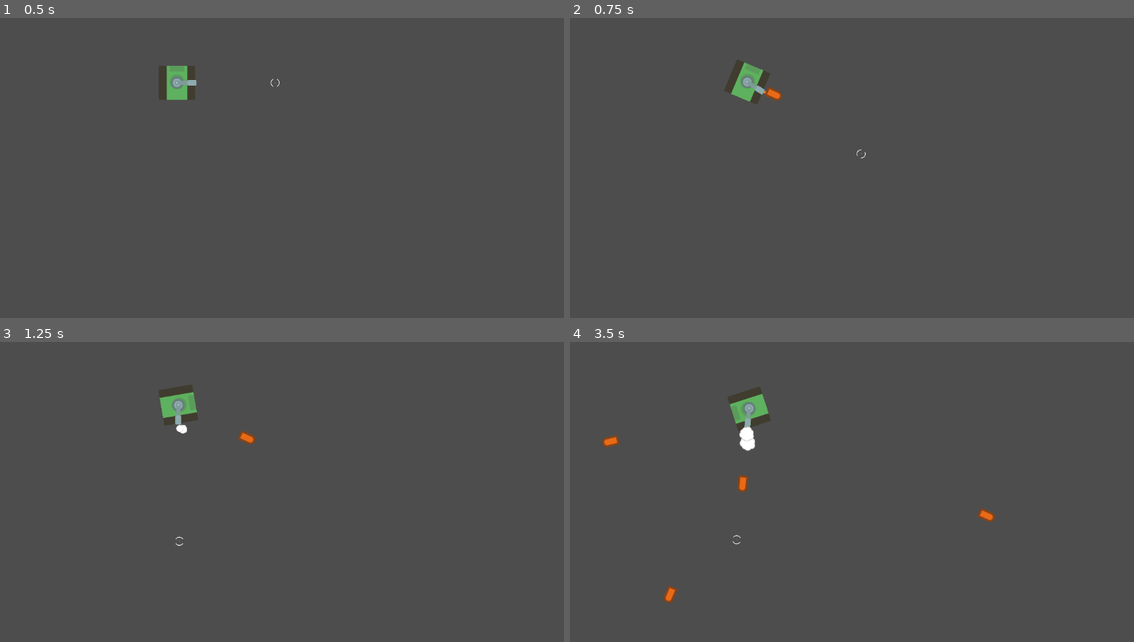
Above: before the commit, frames 1-4 (two rows, left to right).
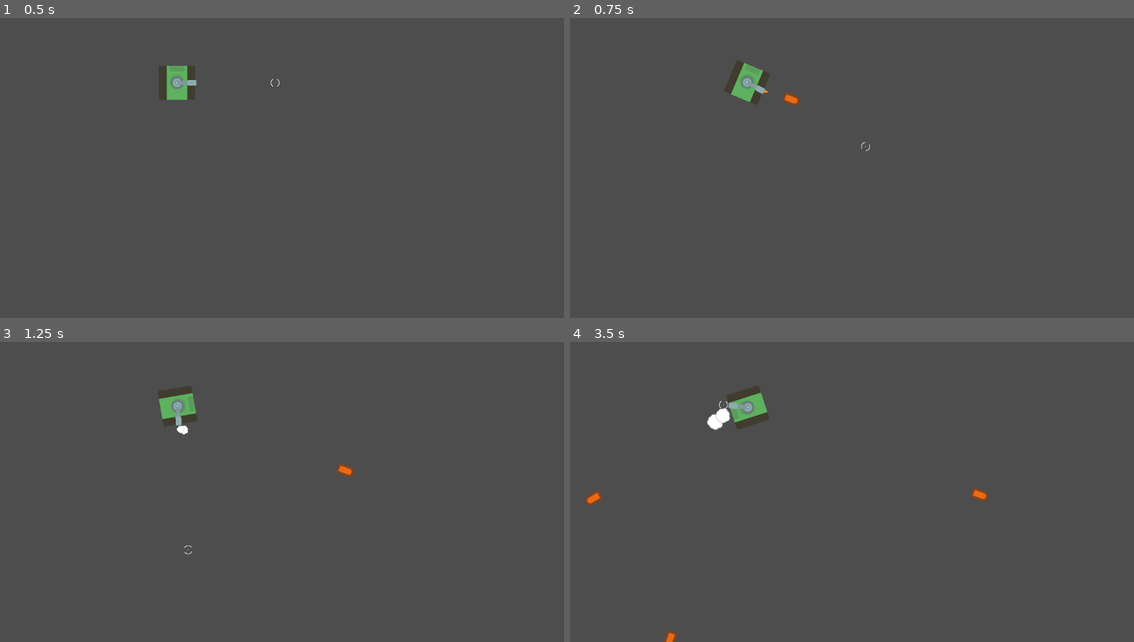
Above: after the commit, the same moments.

Repository: KakCmambnporpawwucmow/tanks_kidz
Game: Godot game, scene res://tmp/test_tank.tscn
Same seed, same stepped clock (60 frames per second), same inputs: the game is played once before the commit and once after it. The project has no main scene, so this scene is started directly.
Inputs (mouse positions are in pixels of both pictures, inside the frame that each line leads up to):
- Up to frame 1 (0.5 s): no input
- Up to frame 2 (0.75 s): tap Enter at 0.5 s; move the mouse to (976, 144) at 0.52 s; hold D (ui_turn_right) from 0.53 s (still down); tap W (ui_forward) at 0.6 s; click (976, 144) at 0.67 s
- Up to frame 3 (1.25 s): keep holding D (ui_turn_right); tap W (ui_forward) at 0.77, 1.07 s
- Up to frame 4 (3.5 s): move the mouse to (739, 501) at 1.27 s; tap W (ui_forward) at 1.35, 1.52, 1.82, 2.1, 2.85, 3.02, 3.32 s; click (739, 501) at 1.42 s; move the mouse to (908, 414) at 2.02 s; release D (ui_turn_right) at 2.03 s; hold A (ui_turn_left) 2.03-2.78 s; click (908, 414) at 2.17 s; move the mouse to (823, 546) at 2.77 s; hold D (ui_turn_right) from 2.78 s (still down); click (823, 546) at 2.92 s

Frame 1 is identical in both runs. In frame 2, 0.2% of the frame differs, in the area x 27-54%, y 14-47%; in frame 3, 0.4%; in frame 4, 1.3%, in the area x 2-76%, y 14-100%.

Commit message:
Update
Компонент движения был заменен на обновленный, теперь он может передвигать узлы любого типа.

Diff:
--- /dev/null
+++ b/components/area_move_component.gd
@@ -0,0 +1,4 @@
+# area_move_component.gd
+class_name AreaMoveComponent
+extends BaseMoveComponent
+# Просто использует базовую реализацию - ничего не переопределяем
--- /dev/null
+++ b/components/area_move_component.tscn
@@ -0,0 +1,6 @@
+[gd_scene load_steps=2 format=3 uid="uid://c412mn85j2jpq"]
+
+[ext_resource type="Script" uid="uid://c31lgrsye6gmw" path="res://components/area_move_component.gd" id="1_f3sxk"]
+
+[node name="AreaMoveComponent" type="Node"]
+script = ExtResource("1_f3sxk")
--- /dev/null
+++ b/components/base_move_component.gd
@@ -0,0 +1,154 @@
+# base_move_component.gd
+class_name BaseMoveComponent
+extends Node
+
+@export_category("Base Movement Settings")
+@export var rotation_speed: float = 2.0
+@export var move_speed: float = 20.0
+@export var acceleration: float = 5.0
+@export var deceleration: float = 8.0
+
+@onready var parent: Node2D = get_parent()
+
+var move_direction: Vector2 = Vector2.ZERO
+var start_move_direction: Vector2 = Vector2.UP
+var current_velocity: Vector2 = Vector2.ZERO
+
+var is_rotating_to: bool = false
+var is_rotating: bool = false
+var is_moving_straight: bool = false
+var target_angle: float = 0.0
+var _target_position: Vector2 = Vector2.ZERO
+
+# Сигналы
+signal rotation_started()
+signal rotation_finished()
+signal movement_started()
+signal movement_stopped()
+signal direction_changed(new_direction: Vector2)
+
+# === Базовые методы управления ===
+func smooth_look_at(target_position: Vector2):
+	_target_position = target_position
+	is_rotating_to = true
+	rotation_started.emit()
+
+func rotate_left():
+	target_angle = -rotation_speed
+	is_rotating = true
+	rotation_started.emit()
+
+func rotate_right():
+	target_angle = rotation_speed
+	is_rotating = true
+	rotation_started.emit()
+
+func rotate_stop():
+	target_angle = 0
+	is_rotating = false
+	rotation_finished.emit()
+
+func move_forward():
+	start_move_direction = Vector2.UP
+	update_movement_direction()
+	is_moving_straight = true
+	movement_started.emit()
+
+func move_back():
+	start_move_direction = Vector2.DOWN
+	update_movement_direction()
+	is_moving_straight = true
+	movement_started.emit()
+
+func move_stop():
+	is_moving_straight = false
+	movement_stopped.emit()
+
+func move_to_position(target_position: Vector2):
+	smooth_look_at(target_position)
+	move_forward()
+
+# === Внутренняя логика ===
+func update_movement_direction():
+	var old_direction = move_direction
+	move_direction = start_move_direction.rotated(parent.global_rotation)
+	if old_direction != move_direction:
+		direction_changed.emit(move_direction)
+
+func _process(delta):
+	_process_rotation(delta)
+	_process_movement(delta)
+
+func _process_rotation(delta):
+	if is_rotating_to:
+		_process_rotation_to_target(delta)
+	elif is_rotating:
+		_process_continuous_rotation(delta)
+
+	if (is_rotating_to or is_rotating) and is_moving_straight:
+		update_movement_direction()
+
+func _process_rotation_to_target(delta):
+	var target_global_angle = (_target_position - parent.global_position).angle()
+	var angle_diff = wrapf(target_global_angle - parent.global_rotation, -PI, PI)
+	var rotation_step = sign(angle_diff) * min(abs(angle_diff), rotation_speed * delta)
+
+	_apply_rotation(rotation_step)
+
+	if abs(angle_diff) < 0.01:
+		_apply_rotation(target_global_angle - parent.global_rotation)
+		is_rotating_to = false
+		rotation_finished.emit()
+
+func _process_continuous_rotation(delta):
+	_apply_rotation(target_angle * delta)
+
+func _process_movement(delta):
+	var target_velocity = Vector2.ZERO
+	if is_moving_straight:
+		target_velocity = move_direction * move_speed
+
+	# Плавное изменение скорости
+	if is_moving_straight:
+		if current_velocity.length_squared() < 0.1:
+			current_velocity = target_velocity * 0.1
+		else:
+			current_velocity = current_velocity.move_toward(target_velocity, acceleration * move_speed * delta)
+	else:
+		current_velocity = current_velocity.move_toward(Vector2.ZERO, deceleration * move_speed * delta)
+
+	# Применяем движение
+	if current_velocity.length_squared() > 0.1:
+		_apply_movement(current_velocity * delta)
+
+# === Виртуальные методы для переопределения ===
+func _apply_rotation(rotation_amount: float):
+	"""Применяет поворот - переопределить в дочерних классах"""
+	parent.rotation += rotation_amount
+
+func _apply_movement(movement: Vector2):
+	"""Применяет движение - переопределить в дочерних классах"""
+	parent.position += movement
+
+func _stop_physics_body():
+	"""Останавливает физическое тело - переопределить при необходимости"""
+	pass
+
+# === Публичные методы ===
+func get_current_direction() -> Vector2:
+	return move_direction
+
+func get_current_speed() -> float:
+	return current_velocity.length()
+
+func is_moving() -> bool:
+	return is_moving_straight and current_velocity.length_squared() > 0.1
+
+func set_movement_speed(speed: float):
+	move_speed = speed
+
+func set_rotation_speed(speed: float):
+	rotation_speed = speed
+
+func get_forward_direction() -> Vector2:
+	return Vector2.UP.rotated(parent.global_rotation)
--- /dev/null
+++ b/components/base_move_component.tscn
@@ -0,0 +1,6 @@
+[gd_scene load_steps=2 format=3 uid="uid://c0lru8c5px8xl"]
+
+[ext_resource type="Script" uid="uid://b65r48wrg1780" path="res://components/base_move_component.gd" id="1_18wf0"]
+
+[node name="BaseMoveComponent" type="Node"]
+script = ExtResource("1_18wf0")
--- /dev/null
+++ b/components/character_move_component.gd
@@ -0,0 +1,34 @@
+# character_move_component.gd
+class_name CharacterMoveComponent
+extends BaseMoveComponent
+
+@export_category("CharacterBody2D Settings")
+@export var use_snap: bool = true
+@export var stop_on_slope: bool = true
+
+var character_body: CharacterBody2D
+
+func _ready():
+	character_body = parent as CharacterBody2D
+	assert(character_body != null, "CharacterMoveComponent requires CharacterBody2D parent")
+
+func _apply_movement(movement: Vector2):
+	# Для CharacterBody2D используем velocity и move_and_slide
+	if is_moving_straight:
+		character_body.velocity = current_velocity
+	else:
+		character_body.velocity = current_velocity
+
+	if use_snap and character_body.is_on_floor():
+		character_body.move_and_slide()
+	else:
+		character_body.move_and_slide()
+
+func _stop_physics_body():
+	character_body.velocity = Vector2.ZERO
+
+func is_on_floor() -> bool:
+	return character_body.is_on_floor()
+
+func is_on_wall() -> bool:
+	return character_body.is_on_wall()
--- /dev/null
+++ b/components/character_move_component.tscn
@@ -0,0 +1,6 @@
+[gd_scene load_steps=2 format=3 uid="uid://bbgt2gksvekjb"]
+
+[ext_resource type="Script" uid="uid://x3uxlpe5uwsm" path="res://components/character_move_component.gd" id="1_6k1x0"]
+
+[node name="CharacterMoveComponent" type="Node"]
+script = ExtResource("1_6k1x0")
--- a/components/move_component.gd
+++ /dev/null
@@ -1,63 +0,0 @@
-extends Node
-
-class_name MoveComponent
-
-@export var rotation_speed: float = 2.0  # Скорость поворота
-@export var moving_straight_speed:float = 20 # скорость по прямой
-@onready var parent:Node2D = get_parent()
-@export var move_direction: Vector2
-@export var start_move_direction: Vector2
-
-var is_rotating_to: bool = false
-var is_rotating: bool = false
-var is_moving_straight:bool = false
-var target_angle: float = 0.0
-var _target_position:Vector2 = Vector2.ZERO
-
-func smooth_look_at(target_position: Vector2):
-	_target_position = target_position
-	is_rotating_to = true
-
-func rotate_left():
-	target_angle = -rotation_speed
-	is_rotating = true
-
-func rotate_right():
-	target_angle = rotation_speed
-	is_rotating = true
-
-func rotate_stop():
-	target_angle = 0
-	is_rotating = false
-
-func move_forward():
-	start_move_direction = Vector2.UP
-	move_direction = start_move_direction.rotated(parent.global_rotation)
-	is_moving_straight = true
-
-func move_back():
-	start_move_direction = Vector2.DOWN
-	move_direction = start_move_direction.rotated(parent.global_rotation)
-	is_moving_straight = true
-
-func move_stop():
-	move_direction = Vector2.ZERO
-	is_moving_straight = false
-
-func _process(delta):
-	if is_rotating_to:
-		# Плавная интерполяция угла
-		var target_global_angle = (_target_position - parent.global_position).angle()
-		parent.global_rotation = rotate_toward(parent.global_rotation, target_global_angle, rotation_speed * delta)
-		# Проверка завершения поворота (с небольшой погрешностью)
-		if abs(parent.global_rotation - target_global_angle) < 0.01:
-			parent.global_rotation = target_global_angle
-			is_rotating_to = false
-		move_direction = start_move_direction.rotated(parent.global_rotation)
-
-	if is_rotating:
-		parent.rotation += target_angle * delta
-		move_direction = start_move_direction.rotated(parent.global_rotation)
-
-	if is_moving_straight:
-		parent.position += move_direction * moving_straight_speed * delta
--- a/components/move_component.tscn
+++ /dev/null
@@ -1,6 +0,0 @@
-[gd_scene load_steps=2 format=3 uid="uid://c1b5k26ufnqc5"]
-
-[ext_resource type="Script" uid="uid://r3xbwc07nafq" path="res://components/move_component.gd" id="1_bbx4t"]
-
-[node name="MoveComponent" type="Node"]
-script = ExtResource("1_bbx4t")
--- /dev/null
+++ b/components/rigidbody_move_component.gd
@@ -0,0 +1,56 @@
+# rigidbody_move_component.gd
+class_name RigidBodyMoveComponent
+extends BaseMoveComponent
+
+@export_category("RigidBody2D Settings")
+@export var use_force: bool = true
+@export var force_multiplier: float = 100.0
+@export var max_force: float = 1000.0
+
+var rigidbody: RigidBody2D
+
+func _ready():
+	rigidbody = parent as RigidBody2D
+	assert(rigidbody != null, "RigidBodyMoveComponent requires RigidBody2D parent")
+
+	# Настройки по умолчанию для RigidBody2D
+	rigidbody.gravity_scale = 0.0
+	rigidbody.linear_damp = 2.0
+
+func _apply_rotation(rotation_amount: float):
+	rigidbody.rotation += rotation_amount
+
+func _apply_movement(movement: Vector2):
+	# Для RigidBody2D используем физические силы
+	if is_moving_straight:
+		var target_velocity = move_direction * move_speed
+		if use_force:
+			var force = (target_velocity - rigidbody.linear_velocity) * force_multiplier
+			force = force.limit_length(max_force)
+			rigidbody.apply_central_force(force)
+		else:
+			# Альтернатива: прямое управление velocity (менее реалистично)
+			rigidbody.linear_velocity = rigidbody.linear_velocity.move_toward(
+				target_velocity, acceleration * move_speed * get_process_delta_time()
+			)
+	else:
+		# Плавная остановка через демпфирование
+		rigidbody.linear_velocity = rigidbody.linear_velocity.move_toward(
+			Vector2.ZERO, deceleration * move_speed * get_process_delta_time()
+		)
+
+	# Обновляем current_velocity для отслеживания состояния
+	current_velocity = rigidbody.linear_velocity
+
+func _stop_physics_body():
+	rigidbody.linear_velocity = Vector2.ZERO
+	rigidbody.angular_velocity = 0.0
+
+func set_gravity_enabled(enabled: bool):
+	rigidbody.gravity_scale = 1.0 if enabled else 0.0
+
+func apply_impulse(impulse: Vector2, position: Vector2 = Vector2.ZERO):
+	if position == Vector2.ZERO:
+		rigidbody.apply_central_impulse(impulse)
+	else:
+		rigidbody.apply_impulse(impulse, position)
--- /dev/null
+++ b/components/rigidbody_move_component.tscn
@@ -0,0 +1,6 @@
+[gd_scene load_steps=2 format=3 uid="uid://blw71dvex41sq"]
+
+[ext_resource type="Script" uid="uid://cnjsmjcny6rya" path="res://components/rigidbody_move_component.gd" id="1_bk32q"]
+
+[node name="RigidbodyMoveComponent" type="Node"]
+script = ExtResource("1_bk32q")
--- a/entities/projectiles/base_shell.gd
+++ b/entities/projectiles/base_shell.gd
@@ -1,9 +1,15 @@
 extends RigidBody2D
 class_name BaseShell
 
-@export var force:int = 200
+@export var impulse:int = 1000
 @export var shell_name:String = "None"
 @export var count_in_turret:int = 0
+
+@onready var damage_component = $DamageComponent
+@onready var move_component:BaseMoveComponent = $RigidbodyMoveComponent
+
+func _ready():
+	move_component.set_gravity_enabled(false)
 
 # выходя за пределы карты - подрываем заряд
 func _on_visible_on_screen_notifier_2d_screen_exited() -> void:
@@ -14,7 +20,7 @@
 	# смещение от базового положения узла
 	rotation += deg_to_rad(90)
 	# Применяем импульс в направлении цели. aim - глобальная позиция
-	apply_impulse((aim - global_position).normalized() * force)
+	move_component.apply_impulse((aim - global_position).normalized() * impulse)
 
 # ВАЖНО! Все разрушаемые и наносящие урон объекты должны реализовывать методы die() и get_damage_component()
 # так как унаследовать их от одного интерфейса нельзя, то нужно добавлять их ко всем объектам с уроном.
@@ -22,13 +28,13 @@
 	queue_free()
 
 func get_damage_component()->DamageComponent:
-	return $DamageComponent
+	return damage_component
 
 func _on_body_entered(body: Node) -> void:
 	if body.has_method("get_damage_component"):
 		# удар по нам
 		var enemy_dc = body.get_damage_component()
 		if is_instance_valid(enemy_dc):
-			$DamageComponent.calculate_damage(enemy_dc)
+			damage_component.calculate_damage(enemy_dc)
 			# мы наносим урон по врагу
-			enemy_dc.calculate_damage($DamageComponent)
+			enemy_dc.calculate_damage(damage_component)
--- a/entities/projectiles/base_shell.tscn
+++ b/entities/projectiles/base_shell.tscn
@@ -1,13 +1,18 @@
-[gd_scene load_steps=4 format=3 uid="uid://byoldt3ts1usl"]
+[gd_scene load_steps=6 format=3 uid="uid://byoldt3ts1usl"]
 
 [ext_resource type="Script" uid="uid://bmyq4isex7n67" path="res://entities/projectiles/base_shell.gd" id="1_q4q0k"]
+[ext_resource type="PackedScene" uid="uid://blw71dvex41sq" path="res://components/rigidbody_move_component.tscn" id="3_nctv0"]
 [ext_resource type="PackedScene" uid="uid://c8f668njbe3wf" path="res://components/damage_component.tscn" id="3_q4q0k"]
+
+[sub_resource type="PhysicsMaterial" id="PhysicsMaterial_q4q0k"]
+friction = 0.0
 
 [sub_resource type="CapsuleShape2D" id="CapsuleShape2D_wocdh"]
 radius = 9.0
 height = 33.0
 
 [node name="shell" type="RigidBody2D"]
+physics_material_override = SubResource("PhysicsMaterial_q4q0k")
 gravity_scale = 0.0
 contact_monitor = true
 max_contacts_reported = 1
@@ -22,5 +27,7 @@
 
 [node name="DamageComponent" parent="." instance=ExtResource("3_q4q0k")]
 
+[node name="RigidbodyMoveComponent" parent="." instance=ExtResource("3_nctv0")]
+
 [connection signal="body_entered" from="." to="." method="_on_body_entered"]
 [connection signal="screen_exited" from="VisibleOnScreenNotifier2D" to="." method="_on_visible_on_screen_notifier_2d_screen_exited"]
--- a/entities/tanks/base_tank.gd
+++ b/entities/tanks/base_tank.gd
@@ -1,21 +1,19 @@
 extends Area2D
+
+@onready var move_component = $AreaMoveComponent
 
 func _input(event):
 	# Одиночные нажатия
 	if Input.is_action_just_pressed("ui_turn_left"):
-		$MoveComponent.rotate_left()
-	if Input.is_action_just_released("ui_turn_left"):
-		$MoveComponent.rotate_stop()
+		move_component.rotate_left()
+	if Input.is_action_just_released("ui_turn_left") or Input.is_action_just_released("ui_turn_right"):
+		move_component.rotate_stop()
 	if Input.is_action_just_pressed("ui_turn_right"):
-		$MoveComponent.rotate_right()
-	if Input.is_action_just_released("ui_turn_right"):
-		$MoveComponent.rotate_stop()
+		move_component.rotate_right()
 
 	if Input.is_action_just_pressed("ui_forward"):
-		$MoveComponent.move_forward()
-	if Input.is_action_just_released("ui_forward"):
-		$MoveComponent.move_stop()
+		move_component.move_forward()
+	if Input.is_action_just_released("ui_forward") or Input.is_action_just_released("ui_back"):
+		move_component.move_stop()
 	if Input.is_action_just_pressed("ui_back"):
-		$MoveComponent.move_back()
-	if Input.is_action_just_released("ui_back"):
-		$MoveComponent.move_stop()
+		move_component.move_back()
--- a/entities/tanks/base_tank.tscn
+++ b/entities/tanks/base_tank.tscn
@@ -3,10 +3,10 @@
 [ext_resource type="Script" uid="uid://cg4llv0d33fgp" path="res://entities/tanks/base_tank.gd" id="1_48o11"]
 [ext_resource type="Texture2D" uid="uid://djnv56ibjh2hh" path="res://assets/graphics/tanks/medium_tank.png" id="2_tnxf0"]
 [ext_resource type="PackedScene" uid="uid://d2ie7t1fstent" path="res://entities/tanks/base_turret.tscn" id="3_aljos"]
-[ext_resource type="PackedScene" uid="uid://c1b5k26ufnqc5" path="res://components/move_component.tscn" id="4_uq7a4"]
+[ext_resource type="PackedScene" uid="uid://c412mn85j2jpq" path="res://components/area_move_component.tscn" id="4_48o11"]
 
 [sub_resource type="RectangleShape2D" id="RectangleShape2D_48o11"]
-size = Vector2(64, 64)
+size = Vector2(48, 48)
 
 [node name="BaseTank" type="Area2D"]
 script = ExtResource("1_48o11")
@@ -19,7 +19,7 @@
 
 [node name="BaseTurret" parent="." instance=ExtResource("3_aljos")]
 
-[node name="MoveComponent" parent="." instance=ExtResource("4_uq7a4")]
+[node name="main" type="CollisionShape2D" parent="."]
+shape = SubResource("RectangleShape2D_48o11")
 
-[node name="CollisionShape2D" type="CollisionShape2D" parent="."]
-shape = SubResource("RectangleShape2D_48o11")
+[node name="AreaMoveComponent" parent="." instance=ExtResource("4_48o11")]
--- a/entities/tanks/base_turret.gd
+++ b/entities/tanks/base_turret.gd
@@ -1,14 +1,14 @@
 extends Node2D
 
-@export var rotation_speed:float = 2
+@export var rotation_speed:float = 50
 
 @onready var cannon:BaseCannon = $BaseCannon
-@onready var mover:MoveComponent = $MoveComponent
+@onready var mover:BaseMoveComponent = $AreaMoveComponent
 
 var _current_shell:BaseShell = null
 
 func _ready() -> void:
-	mover.rotation_speed = rotation_speed
+	mover.rotation_speed = deg_to_rad(rotation_speed)
 	_current_shell = $shell_bb
 	load_shell()
 
--- a/entities/tanks/base_turret.tscn
+++ b/entities/tanks/base_turret.tscn
@@ -3,13 +3,13 @@
 [ext_resource type="Script" uid="uid://drvi1adsyy8yy" path="res://entities/tanks/base_turret.gd" id="1_2qrap"]
 [ext_resource type="Texture2D" uid="uid://dvx716tijpoea" path="res://assets/graphics/tanks/tanks_tankTracks4.png" id="2_nmepd"]
 [ext_resource type="PackedScene" uid="uid://bnbxaeoqkl1wn" path="res://entities/tanks/base_cannon.tscn" id="3_b5kbp"]
-[ext_resource type="PackedScene" uid="uid://c1b5k26ufnqc5" path="res://components/move_component.tscn" id="4_nmepd"]
 [ext_resource type="PackedScene" uid="uid://cgl1dlbqrkxly" path="res://entities/projectiles/bb_shell.tscn" id="5_b5kbp"]
 [ext_resource type="AudioStream" uid="uid://chjirvo6bj5lu" path="res://assets/sounds/explosion.mp3" id="6_ftpc4"]
 [ext_resource type="Texture2D" uid="uid://bwpxgjfhuurq2" path="res://assets/graphics/effects/tank_explosion3.png" id="7_tmqr5"]
 [ext_resource type="Texture2D" uid="uid://bholyr77qn14q" path="res://assets/graphics/effects/smoke_trail.png" id="8_cdy0x"]
 [ext_resource type="Script" uid="uid://djh8uo5nylsuw" path="res://entities/tanks/path_crosshair.gd" id="9_cdy0x"]
 [ext_resource type="Texture2D" uid="uid://dxwekdr11ih5f" path="res://assets/graphics/tanks/crosshair066.png" id="9_tmqr5"]
+[ext_resource type="PackedScene" uid="uid://c412mn85j2jpq" path="res://components/area_move_component.tscn" id="10_cdy0x"]
 
 [sub_resource type="Animation" id="Animation_cc472"]
 length = 0.001
@@ -180,10 +180,9 @@
 
 [node name="BaseCannon" parent="." instance=ExtResource("3_b5kbp")]
 
-[node name="MoveComponent" parent="." instance=ExtResource("4_nmepd")]
-
 [node name="shell_bb" parent="." instance=ExtResource("5_b5kbp")]
 visible = false
+physics_material_override = null
 count_in_turret = 20
 
 [node name="blast_animation" type="AnimationPlayer" parent="."]
@@ -225,3 +224,5 @@
 [node name="view" type="Sprite2D" parent="path_crosshair/mover_crosshair"]
 scale = Vector2(0.3, 0.3)
 texture = ExtResource("9_tmqr5")
+
+[node name="AreaMoveComponent" parent="." instance=ExtResource("10_cdy0x")]
Not shown, added: components/area_move_component.gd.uid
Not shown, added: components/base_move_component.gd.uid
Not shown, added: components/character_move_component.gd.uid
Not shown, removed: components/move_component.gd.uid
Not shown, added: components/rigidbody_move_component.gd.uid
